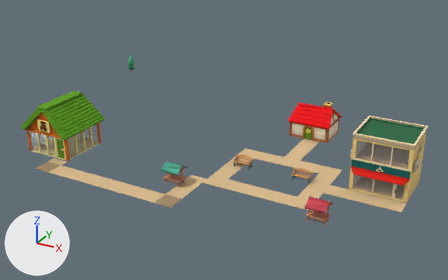
Before and after pictures for a commit that changed the glTF model apps/mobile/assets/models/lobby-village.glb.
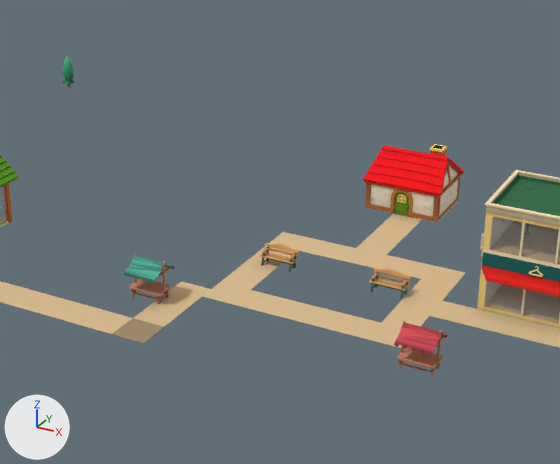
Each version appears first whole from a camera (50 mm lens) standing at (60.2, -78.1, 30.5) and looking at (26.7, -17.3, 0.1), and next in a close-up on the part from 21% to 88% of the width and 9% to 97% of the height. The axes (+X, +Y, +Z) are drawn at lower left. The lights are the same throughout. The older version's two pictures come first. Where no turn or scale is listed for an object, it has been applied to the vertices. Vertices at exactly the same position are counted once.

The first close-up shows 'bld-clothingShop-mesh', 'bld-furnitureShop-mesh', 'bld-home-mesh', 'paths-mesh', 'props-mesh' and 1 more.
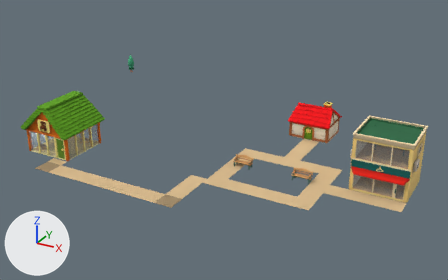
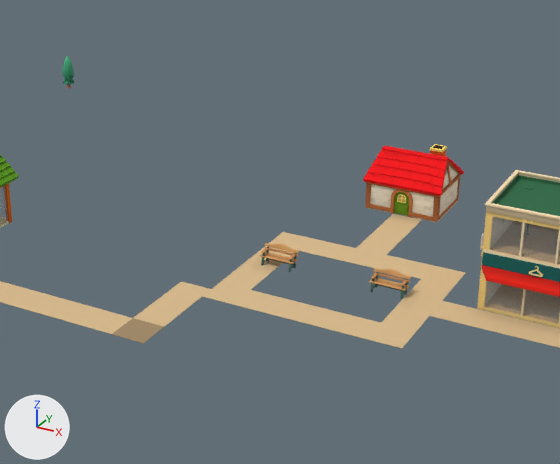
Location of each change, (x1, y1, x2, y2) in pixels of the close-ups (560 x 464 px):
```json
{"object": "props-mesh", "change": "reshaped", "before": [124, 243, 447, 378], "after": [260, 243, 411, 299]}
{"part": 1, "of": "me_writeloop_village_bench_002", "change": "deleted", "before": [124, 254, 447, 378]}
```

Edits to the scene script, one JSON object a line:
```json
{"block": "me_road_002", "where": "me_road_002.from_pydata(...)  # 446 vertices, 1776 faces; spans x 12.0..50.0, y -34.0..-12.0, z 0.0"}
{"op": "remove", "block": "me_road_002", "code": "me_road_002.materials.append(mat_colormap_003)"}
{"op": "add", "block": "me_road_002", "code": "me_road_002.materials.append(mat_colormap_001)"}
{"block": "me_writeloop_village_bench_002", "where": "# used by ob_props_mesh; location = (0.0, 0.0, 0.0)"}
{"op": "remove", "block": "me_writeloop_village_bench_002", "code": "me_writeloop_village_bench_002.from_pydata(...)  # 2729 vertices, 4850 faces; spans x 26.5..46.9, y -30.5..-11.0, z 0.0..2.5"}
{"op": "add", "block": "me_writeloop_village_bench_002", "code": "me_writeloop_village_bench_002.from_pydata(...)  # 2339 vertices, 4412 faces; spans x 30.9..46.9, y -22.9..-11.0, z 0.0..1.4"}
{"block": "me_writeloop_village_bench_002", "change": "me_writeloop_village_bench_002 part 1: 28 loose pieces with 390 vertices, spanning x 26.5..44.5, y -30.5..-28.5, z 0.0..2.5, are deleted"}
{"op": "remove", "block": "me_writeloop_village_bench_002", "code": "me_writeloop_village_bench_002.materials.append(mat_colormap_001)"}
{"op": "remove", "block": "me_writeloop_village_bench_002", "code": "me_writeloop_village_bench_002.materials.append(mat_colormap_002)"}
```
